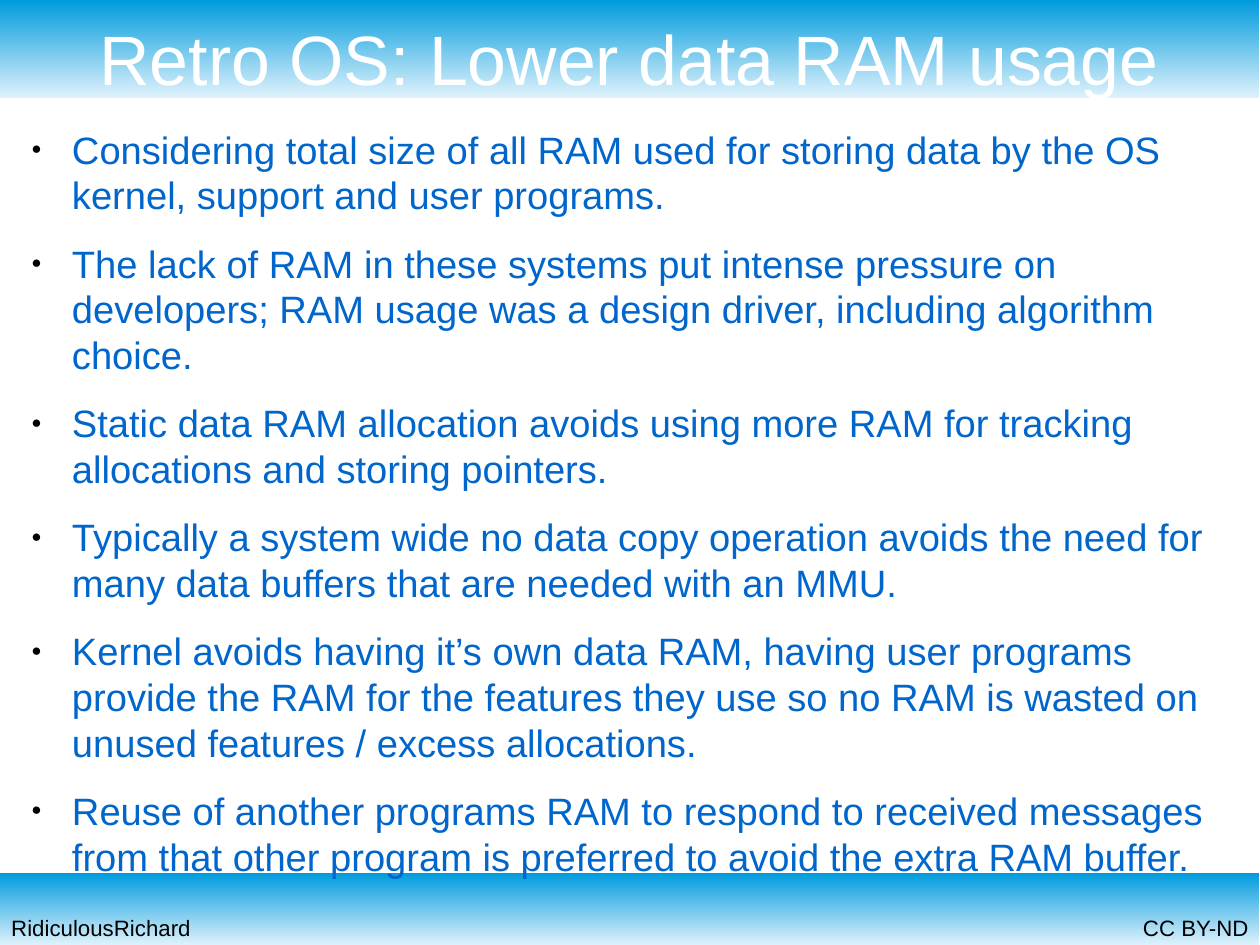
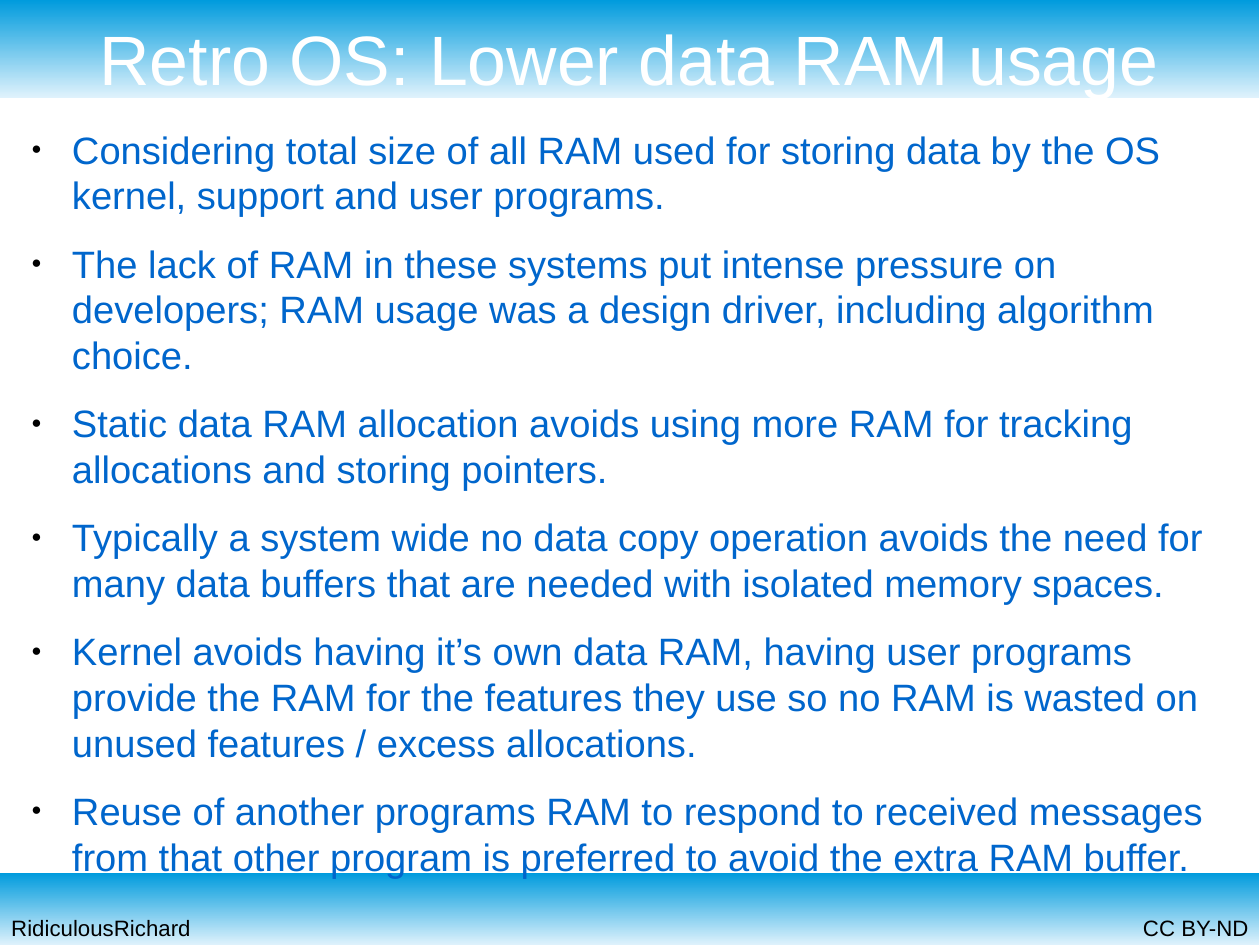
Before and after one commit to RidiculousRichard/presentations, a slide deck: slide 10 of Retro OS.odp. Drawn at 1260x945 pixels with LibreOffice and Linux fonts; fonts in the diff are those of the drawing. Boxes give left, top, right and bottom in pixels: in the first picture for what was removed or moved away, otherwise in the second. Text is boxed around its words. In the diff, an @@ line names an element or a change of style, - is before the commit and + after.

```diff
--- a/Retro OS.odp
+++ b/Retro OS.odp
@@ text at (72,523,1202,605): text changed @@
-● Typically a system wide no data copy operation avoids the need for many data buffers that are needed with an MMU.
+● Typically a system wide no data copy operation avoids the need for many data buffers that are needed with isolated memory spaces.
```
Also in this commit, not shown: 4 other slides changed.
